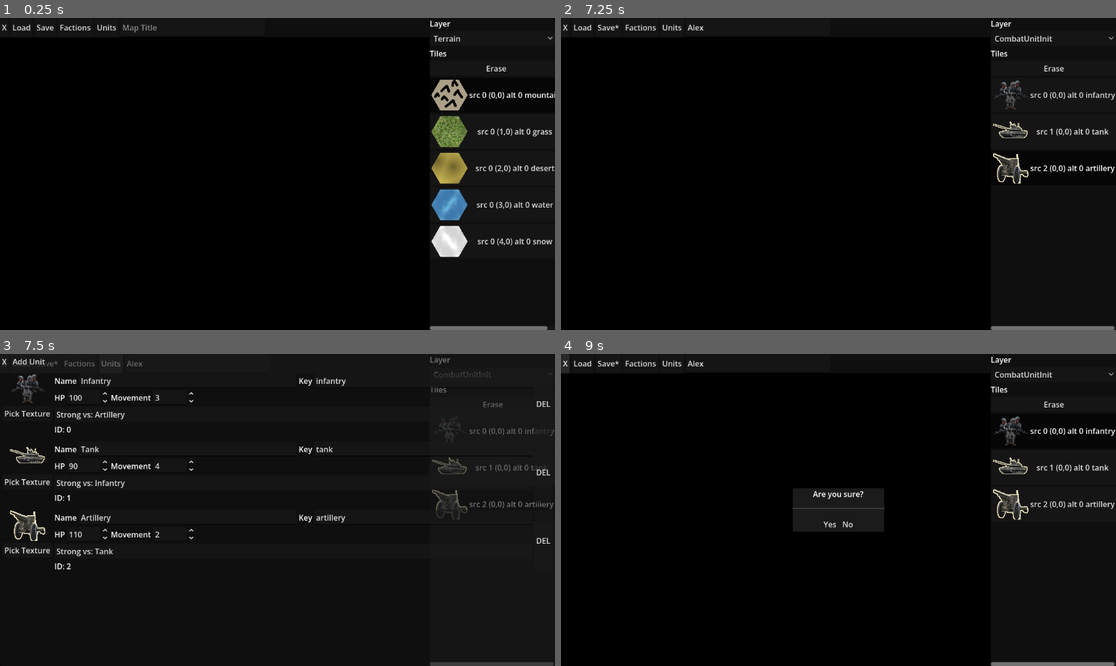
Above: before the commit, frames 1-4 (two rows, left to right).
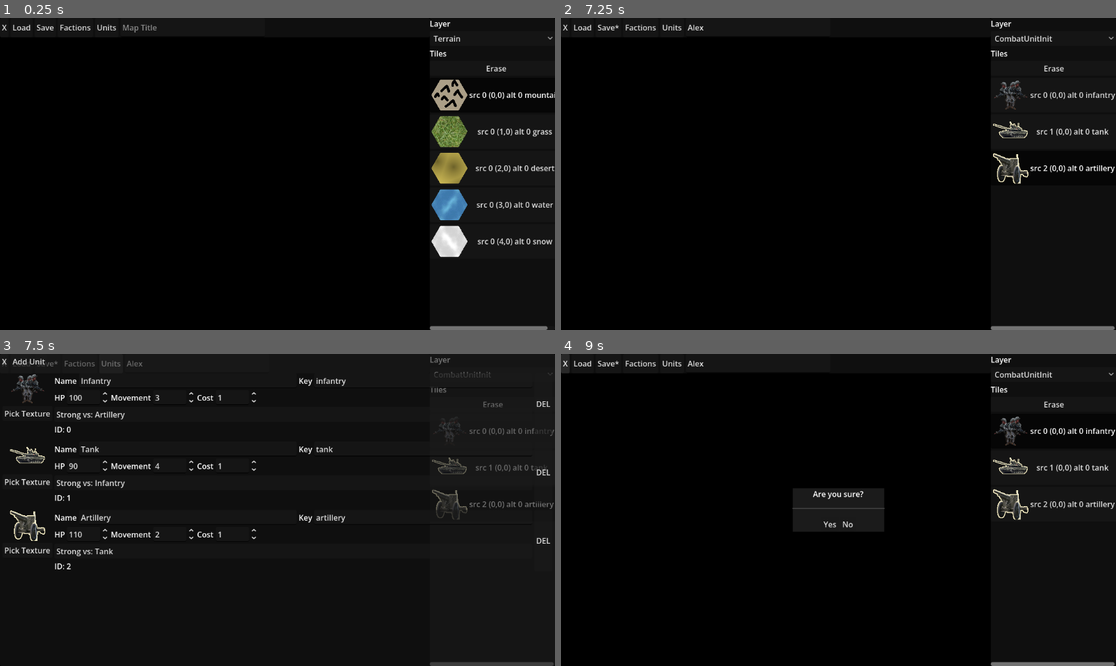
Above: after the commit, the same moments.

Repository: kralinc/cw2100game
Game: Godot game, scene res://mapeditor/MapEditor.tscn
Two runs of this game, one before a commit and one after it. Both use one fixed random seed, a clock stepped at 60 frames per second and the inputs below. This scene is started directly instead of the project's main scene. The engine's default icon, where the game draws it, is replaced by a stand-in: a white triangle on a blue panel in a dark square.
Inputs (mouse positions are in pixels of both pictures, inside the frame that each line leads up to):
- Up to frame 1 (0.25 s): no input
- Up to frame 2 (7.25 s): click (755, 27) at 0.52 s; type "Alex" at 0.6 s; click "Terrain" at 1.25 s; click "src 0 (0,0) alt 0 mountain" at 2 s; click "CombatUnitInit" at 2.75 s; click "src 0 (0,0) alt 0 infantry" at 3.5 s; click "src 1 (0,0) alt 0 tank" at 4.25 s; click "src 2 (0,0) alt 0 artillery" at 5 s; click "Factions" at 5.75 s; click "X" at 6.5 s
- Up to frame 3 (7.5 s): click "Units" at 7.25 s
- Up to frame 4 (9 s): click "X" at 8 s; click "X" at 8.75 s

Frames 1-2 are identical in both runs. In frame 3, 0.1% of the frame differs, in the area x 35-47%, y 12-60%; in frame 4, nothing differs.

Commit message:
Supply system

Diff:
--- a/AIManager.gd
+++ b/AIManager.gd
@@ -74,22 +74,26 @@
 static func placeReinforcements(faction:Faction):
 	var importantTiles = faction.importantTiles.keys()
 
-	var availableTiles = []
+	# Tiles can neighbor more than one important tile (or be one), so collect them as a set
+	var availableTileSet:Dictionary = {}
 	for tile in importantTiles:
 		if Global.mapData[tile].unit == null:
-			availableTiles.append(tile)
+			availableTileSet[tile] = true
 		for neighbor in Global.hgh.getNeighbors(tile):
 			if Global.mapData[neighbor].unit == null and Global.mapData[neighbor].faction == faction.id:
-				availableTiles.append(neighbor)
+				availableTileSet[neighbor] = true
 
+	var availableTiles = availableTileSet.keys()
 	availableTiles.shuffle()
 	var reinforcementCount = Global.getReinforcementCount()
 	var unitsToCreate :Array = []
-	for i in range(reinforcementCount):
-		if availableTiles.is_empty():
+	# Spend reinforcements the same way the player does, picking randomly from what's still affordable
+	while not availableTiles.is_empty():
+		var affordableTypes = Global.unitTypes.values().filter(func(type): return type.cost <= reinforcementCount)
+		if affordableTypes.is_empty():
 			break
-		var numUnitTypes = Global.unitTypes.size()
-		var unitType = Global.unitTypes.values()[randi() % numUnitTypes]
+		var unitType = affordableTypes.pick_random()
+		reinforcementCount -= unitType.cost
 		var tile = availableTiles.pop_front()
 		unitsToCreate.append({"position": tile, "type": unitType})
 	return unitsToCreate
--- a/CombatHelper.gd
+++ b/CombatHelper.gd
@@ -57,6 +57,6 @@
 	Global.mapUnits[attackerCell.unit.mapUnitId].showHitNumber(result.attackerDamage)
 	Global.mapUnits[defenderCell.unit.mapUnitId].showHitNumber(result.defenderDamage)
 
-	result.attackerDead = (attackerCell.unit.hp < 0)
-	result.defenderDead = (defenderCell.unit.hp < 0)
+	result.attackerDead = (attackerCell.unit.hp <= 0)
+	result.defenderDead = (defenderCell.unit.hp <= 0)
 	return result
--- a/Main.gd
+++ b/Main.gd
@@ -9,6 +9,8 @@
 signal next_turn()
 
 enum {PLAY_MODE, REINFORCEMENT_MODE, MULTI_MOVE}
+
+const SUPPLY_ATTRITION_DAMAGE = 20
 
 var inputMode = PLAY_MODE
 var hoveredCell = Vector2i()
@@ -431,7 +433,8 @@
 			continue
 		if unit.faction == player:
 			unit.movePoints = unit.type.movementPoints
-			unit.hp = min(unit.hp + 10, unit.type.hp)
+			if not unit.outOfSupply:
+				unit.hp = min(unit.hp + 10, unit.type.hp)
 			Global.mapUnits[id].setMovementIndicatorVisible(true)
 			Global.mapUnits[id].setMovementIndicatorEmpty(false)
 		else:
@@ -470,6 +473,7 @@
 				var unit = Global.mapData[cell].unit
 				if not unit.movePath.is_empty():
 					moveUnit(unit, unit.position)
+			applySupplyAttrition()
 
 			Global.intraTurnCounter += 1
 			if (Global.intraTurnCounter >= Global.factionsList.size()):
@@ -575,10 +579,10 @@
 		Global.factionsList.remove_at(removedIndex)
 		Global.currentPlayerIterator = removedIndex - 1
 
-func removeTerritoryPockets():
-	#Breadth first search
-	# Remove any territory pockets that are not connected to an important tile
-	var importantTiles = Global.factions[Global.currentPlayer].importantTiles.keys()
+# Breadth first search from every important tile at once.
+# Returns the tiles owned by factionId that connect through owned territory to one of its important tiles.
+func getSuppliedTiles(factionId:int) -> Dictionary:
+	var importantTiles = Global.factions[factionId].importantTiles.keys()
 	var visited:Dictionary = {}
 	for importantTile in importantTiles:
 		if visited.has(importantTile):
@@ -587,11 +591,29 @@
 		var queue:Array = Global.hgh.getNeighbors(importantTile)
 		while not queue.is_empty():
 			var tile = queue.pop_front()
-			if not Global.mapData.has(tile) or Global.mapData[tile].faction != Global.currentPlayer or visited.has(tile):
+			if not Global.mapData.has(tile) or Global.mapData[tile].faction != factionId or visited.has(tile):
 				continue
 			visited[tile] = true
 			queue += Global.hgh.getNeighbors(tile)
-
+	return visited
+
+# Units cut off from every important tile lose hp, and they don't heal next turn
+func applySupplyAttrition():
+	var supplied = getSuppliedTiles(Global.currentPlayer)
+	for cell in Global.factions[Global.currentPlayer].unitPositions.keys():
+		var unit = Global.mapData[cell].unit
+		if unit == null:
+			continue
+		unit.outOfSupply = not supplied.has(cell)
+		if unit.outOfSupply:
+			unit.hp -= SUPPLY_ATTRITION_DAMAGE
+			Global.mapUnits[unit.mapUnitId].showHitNumber(SUPPLY_ATTRITION_DAMAGE)
+			if unit.hp <= 0:
+				Global.destroyUnit(cell)
+
+func removeTerritoryPockets():
+	# Remove any territory pockets that are not connected to an important tile
+	var visited = getSuppliedTiles(Global.currentPlayer)
 	for tile in Global.factions[Global.currentPlayer].controlledTiles.keys():
 		if not visited.has(tile):
 			captureCell(tile, 0)  # Capture the tile for the neutral faction
@@ -683,10 +705,7 @@
 					else:
 						selectUnit(pos_clicked)
 				elif inputMode == REINFORCEMENT_MODE:
-					if selectedUnitType != null and getFactionAtPos(pos_clicked) == Global.currentPlayer and not Global.cellContainsFriendlyUnit(pos_clicked) and reinforcementCount > 0 and Global.cellAroundImportantTile(pos_clicked):
-						createNewUnit(pos_clicked, selectedUnitType)
-						reinforcementCount -= 1
-						set_reinforcement_count_ui.emit(reinforcementCount)
+					placeReinforcement(pos_clicked)
 				elif inputMode == MULTI_MOVE:
 					performMultiMove(pos_clicked)
 		elif event.button_index == MOUSE_BUTTON_RIGHT and event.is_pressed():
@@ -695,6 +714,12 @@
 			if inputMode == MULTI_MOVE:
 				exitMultiMoveMode()
 
+func placeReinforcement(pos_clicked:Vector2i):
+	if selectedUnitType != null and getFactionAtPos(pos_clicked) == Global.currentPlayer and not Global.cellContainsFriendlyUnit(pos_clicked) and reinforcementCount >= selectedUnitType.cost and Global.cellAroundImportantTile(pos_clicked):
+		createNewUnit(pos_clicked, selectedUnitType)
+		reinforcementCount -= selectedUnitType.cost
+		set_reinforcement_count_ui.emit(reinforcementCount)
+
 func _on_set_selected_unit(type:UnitType):
 	selectedUnitType = type
 
--- a/common_data/units.json
+++ b/common_data/units.json
@@ -1,6 +1,7 @@
 {
     "infantry": {
         "id": 0,
+        "cost": 1,
         "uiName": "Infantry",
         "movement": 3,
         "texture": "soldier.png",
@@ -9,6 +10,7 @@
     },
     "tank": {
         "id": 1,
+        "cost": 1,
         "uiName": "Tank",
         "movement": 4,
         "texture": "tank.png",
@@ -17,6 +19,7 @@
     },
     "artillery": {
         "id": 2,
+        "cost": 1,
         "uiName": "Artillery",
         "movement": 2,
         "texture": "artillery.png",
--- a/mapeditor/unit_item_container.gd
+++ b/mapeditor/unit_item_container.gd
@@ -14,6 +14,7 @@
 @onready var name_edit: LineEdit = $HBoxContainer/InfoContainer/NameContainer/NameEdit
 @onready var hp_spin: SpinBox = $HBoxContainer/InfoContainer/StatsContainer/HpSpin
 @onready var movement_spin: SpinBox = $HBoxContainer/InfoContainer/StatsContainer/MovementSpin
+@onready var cost_spin: SpinBox = $HBoxContainer/InfoContainer/StatsContainer/CostSpin
 @onready var advantage_menu: MenuButton = $HBoxContainer/InfoContainer/AdvantageMenu
 @onready var id_label: Label = $HBoxContainer/InfoContainer/IDLabel
 @onready var delete_button: Button = $HBoxContainer/DeleteUnitButton
@@ -45,6 +46,7 @@
 	ui_name_edit.text = data.get("ui_name", "")
 	hp_spin.value = data.get("hp", 100)
 	movement_spin.value = data.get("movement", 1)
+	cost_spin.value = data.get("cost", 1)
 	advantage_ids.assign(data.get("advantage_ids", []))
 	id_label.text = "ID: %d" % unit_id
 	texture_path = data.get("texture", "")
@@ -58,6 +60,7 @@
 		"ui_name": ui_name_edit.text.strip_edges(),
 		"hp": int(hp_spin.value),
 		"movement": int(movement_spin.value),
+		"cost": int(cost_spin.value),
 		"texture": texture_path,
 		"advantage_ids": advantage_ids.duplicate(),
 	}
--- a/mapeditor/unit_item_container.tscn
+++ b/mapeditor/unit_item_container.tscn
@@ -74,6 +74,15 @@
 max_value = 50.0
 value = 3.0
 
+[node name="CostLabel" type="Label" parent="HBoxContainer/InfoContainer/StatsContainer"]
+layout_mode = 2
+text = "Cost"
+
+[node name="CostSpin" type="SpinBox" parent="HBoxContainer/InfoContainer/StatsContainer"]
+layout_mode = 2
+max_value = 1000.0
+value = 1.0
+
 [node name="AdvantageMenu" type="MenuButton" parent="HBoxContainer/InfoContainer"]
 layout_mode = 2
 text = "Strong vs: none"
--- a/mapeditor/unit_management_screen.gd
+++ b/mapeditor/unit_management_screen.gd
@@ -41,6 +41,7 @@
 		"ui_name": "New Unit",
 		"hp": 100,
 		"movement": 3,
+		"cost": 1,
 		"texture": "",
 		"advantage_ids": [],
 	})
--- a/types/Unit.gd
+++ b/types/Unit.gd
@@ -9,9 +9,7 @@
 var position:Vector2i
 var movePath:Array
 var mapUnitId:int
-#delete these
-#var defaultMovePoints:int
-#var name:String
+var outOfSupply:bool = false
 
 func hasAdvantageAgainst(other:Unit):
 	return type.advantageVersus.has(other.type.name)
--- a/UnitType.gd
+++ b/types/UnitType.gd
@@ -8,11 +8,13 @@
 var hp:float
 var advantageVersus:Array[String] # names of the unit types this unit has an advantage against
 var movementPoints:int
+var cost:int
 
-func _init(_sprite:Texture2D, _name:String, _hp:float, _advantageVersus:Array[String], _movementPoints:int, _uiName:String):
+func _init(_sprite:Texture2D, _name:String, _hp:float, _advantageVersus:Array[String], _movementPoints:int, _uiName:String, _cost:int):
 	self.sprite = _sprite
 	self.name = _name
 	self.hp = _hp
 	self.advantageVersus = _advantageVersus
 	self.movementPoints = _movementPoints
 	self.uiName = _uiName
+	self.cost = _cost
--- a/util/map_load_helper.gd
+++ b/util/map_load_helper.gd
@@ -176,7 +176,7 @@
 	return data
 
 # Each unit definition: { "id": int, "name": String, "ui_name": String, "hp": int, "movement": int,
-#   "texture": String (full path), "advantage_ids": Array[int] }
+#   "cost": int, "texture": String (full path), "advantage_ids": Array[int] }
 # "id" is the unit's tile source id on the CombatUnitInit layer, which is what mapdata.json stores.
 
 # Loads the map's units.json, falling back to the default unit definitions in common_data
@@ -216,6 +216,7 @@
 			"ui_name": entry.get("uiName", key),
 			"hp": int(entry.get("hp", 100)),
 			"movement": int(entry.get("movement", 1)),
+			"cost": int(entry.get("cost", 1)),
 			"texture": texture_dir.path_join(texture_file) if not texture_file.is_empty() else "",
 			"advantage_ids": [] as Array[int],
 		})
@@ -242,6 +243,7 @@
 			"id": unit["id"],
 			"uiName": unit["ui_name"],
 			"movement": unit["movement"],
+			"cost": unit["cost"],
 			"texture": texture_files.get(unit["id"], ""),
 			"hp": unit["hp"],
 			"advantageVersus": advantage_versus,
@@ -258,7 +260,7 @@
 		for other_id in unit["advantage_ids"]:
 			if names_by_id.has(other_id):
 				advantage_versus.append(names_by_id[other_id])
-		unit_types[unit["name"]] = UnitType.new(load_unit_texture(unit["texture"]), unit["name"], unit["hp"], advantage_versus, unit["movement"], unit["ui_name"])
+		unit_types[unit["name"]] = UnitType.new(load_unit_texture(unit["texture"]), unit["name"], unit["hp"], advantage_versus, unit["movement"], unit["ui_name"], unit["cost"])
 	return unit_types
 
 static func load_unit_texture(path: String) -> Texture2D:
Renamed: UnitType.gd.uid -> types/UnitType.gd.uid
